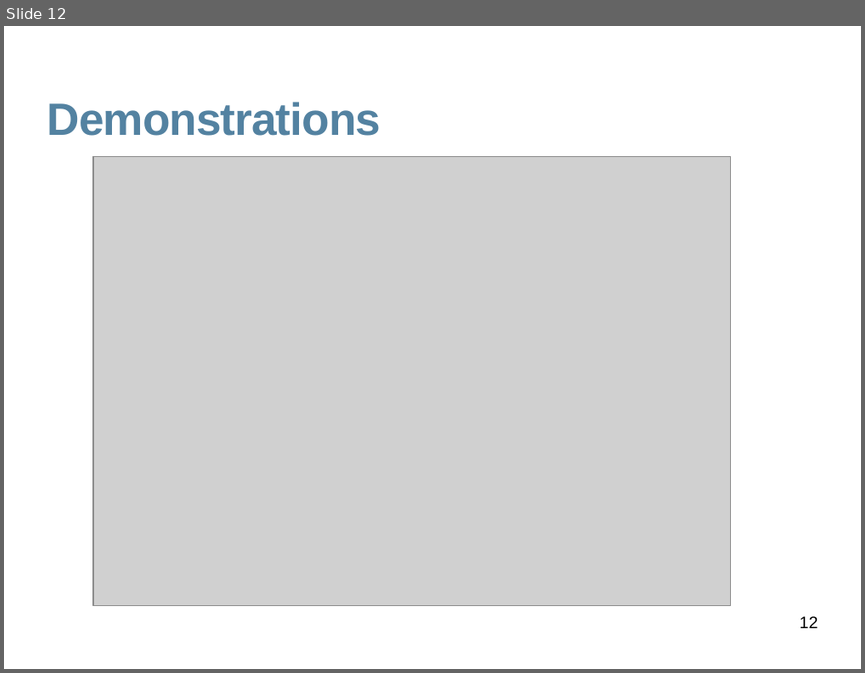
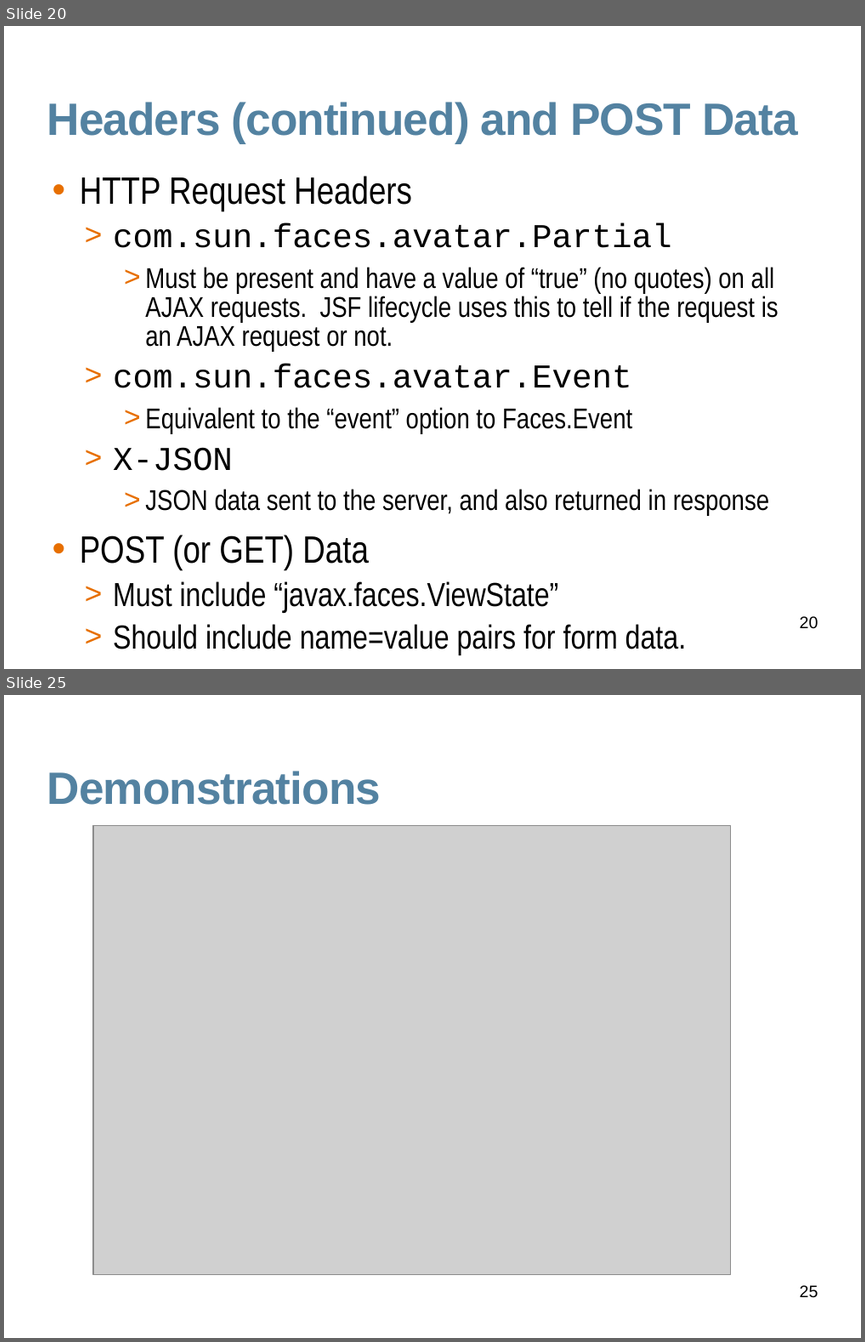
Before and after one commit to javaee/javaserverfaces-extensions, a slide deck: www/slides/dynafaces-advanced.odp. Shown one above the other, each under a label of ours: slide 12 before the commit, slides 20 and 25 after it; the slides between them are not shown. The pictures are 865x673 and 865x1342 pixels, drawn with LibreOffice and Linux fonts; fonts in the diff are those of the drawing; grey boxes stand for pictures; background and template pictures are left out. Boxes give left, top, right and bottom in pixels: in the first picture for what was removed or moved away, otherwise in the second. Text is boxed around its words. In the diff, an @@ line names an element or a change of style, - is before the commit and + after.

```diff
--- a/www/slides/dynafaces-advanced.odp
+++ b/www/slides/dynafaces-advanced.odp
@@ slide 20 added at (4, 26, 861, 669), background #FFFFFF @@
@@ title added at (47, 102, 797, 143), 38 pt, text #5382A1, bold @@
+Headers (continued) and POST Data
@@ text added at (80, 176, 778, 655), 24 pt, text #000000 @@
+• HTTP Request Headers
+  > com.sun.faces.avatar.Partial
+    > Must be present and have a value of “true” (no quotes) on all AJAX requests. JSF lifecycle uses this to tell if the request is an AJAX request or not.
+  > com.sun.faces.avatar.Event
+    > Equivalent to the “event” option to Faces.Event
+  > X-JSON
+    > JSON data sent to the server, and also returned in response
+• POST (or GET) Data
+  > Must include “javax.faces.ViewState”
+  > Should include name=value pairs for form data.
@@ page number added at (800, 616, 818, 629), 14 pt, text #000000 @@
+20
@@ what was slide 12 is now slide 25 @@
@@ page number at (800, 1285, 818, 1298): text changed @@
-12
+25
```
Also in this commit, not shown: 3 slides changed, 19 other slides added, 7 slides removed, 13 other files.
